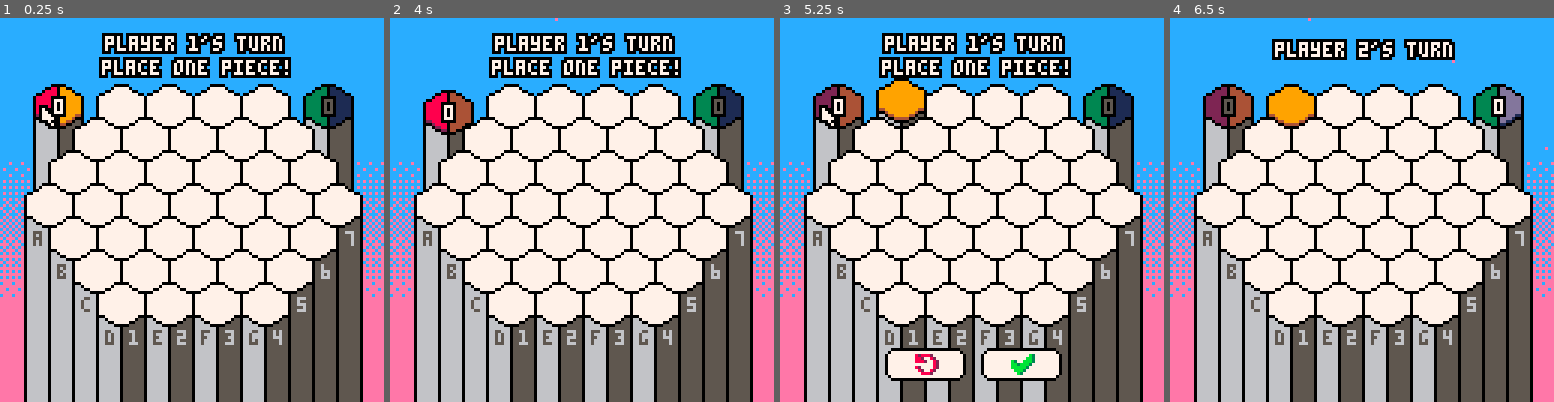
Above: before the commit, frames 1-4 (left to right).
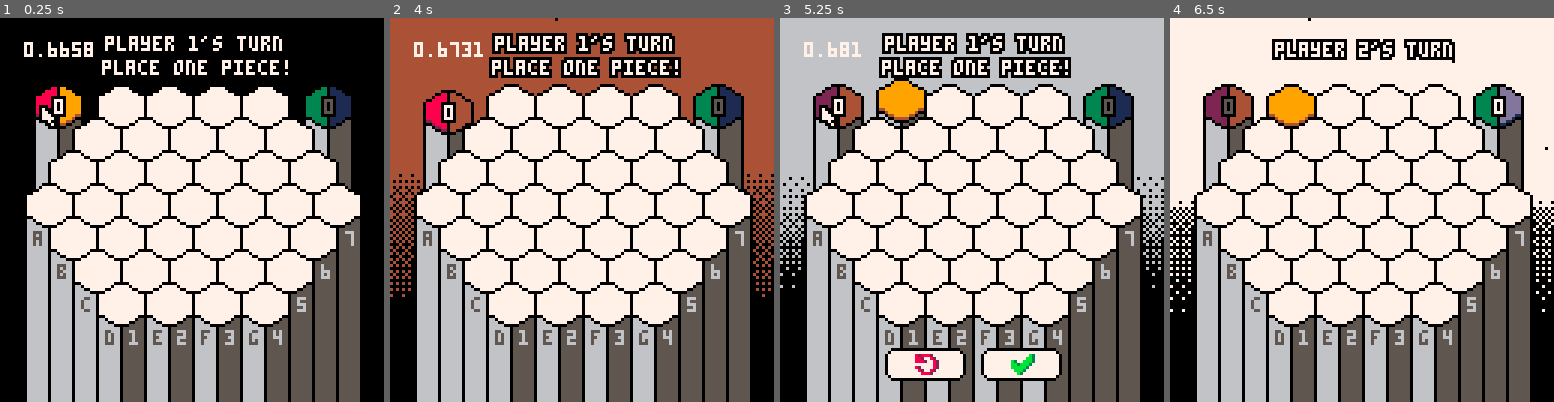
Above: after the commit, the same moments.

Repository: austin-m2/PICO-8-Carts
Game: PICO-8 cartridge bloom.p8
Two runs of this game, one before a commit and one after it. Both use one fixed random seed, a clock stepped at 60 frames per second and the inputs below.
Inputs (mouse positions are in pixels of both pictures, inside the frame that each line leads up to):
- Up to frame 1 (0.25 s): no input
- Up to frame 2 (4 s): tap X (X key) at 0.33, 1.07, 1.85, 2.97 s; click (670, 121) at 0.67 s; tap O (Z key) at 0.7, 1.7, 2.1, 2.5, 2.9, 3.3, 3.7 s; click (436, 267) at 1.22 s; hold Right 1.6-2.1 s; click (497, 114) at 1.77 s; hold Up 2.15-2.42 s; click (562, 259) at 2.32 s; hold Right 2.47-3.03 s; click (624, 106) at 2.87 s; hold Left 3.08-3.58 s; click (685, 256) at 3.42 s; hold Down 3.63-3.97 s; click (451, 102) at 3.97 s
- Up to frame 3 (5.25 s): hold Right 4.02-4.68 s; tap X (X key) at 4.08, 5.2 s; tap O (Z key) at 4.1, 4.5, 4.9 s; click (902, 248) at 4.52 s; hold Up 4.73-5.03 s; click (964, 94) at 5.07 s; hold Left from 5.08 s (still down)
- Up to frame 4 (6.5 s): tap O (Z key) at 5.3, 5.7, 6.1 s; click (1419, 244) at 5.62 s; release Left at 5.68 s; hold Down 5.73-6.03 s; hold Right from 6.08 s (still down); click (1481, 90) at 6.17 s; tap X (X key) at 6.32 s

The runs differ from the first frame. In frame 1, 25% of the frame differs, in the area x 0-100%, y 0-100%; in frame 2, 25%; in frame 3, 25%; in frame 4, 28%.

Commit message:
Update bloom.p8
Added animated background
Cleaned up some stuff

Diff:
--- a/bloom.p8
+++ b/bloom.p8
@@ -1,13 +1,55 @@
 pico-8 cartridge // http://www.pico-8.com
 version 16
 __lua__
-	width = 22
-	height = 20
-	widthscale = 1
-	heightscale = 1
-
-	spritesheet_start_x = 0
-	spritesheet_start_y = 34
+  patterns = {
+    0b0001,
+    0b0000,
+    0b0100,
+    0b0000,
+    0b0001,
+    0b0000,
+    0b0101,
+    0b0000,
+    0b0101,
+    0b0000,
+    0b0101,
+    0b0000,
+    0b0101,
+    0b0010,
+    0b0101,
+    0b1000,
+    0b0101,
+    0b0010,
+    0b0101,
+    0b1010,
+    0b0101,
+    0b1010,
+    0b0101,
+    0b1010,
+    0b0101,
+    0b1011,
+    0b0101,
+    0b1110,
+    0b0101,
+    0b1011,
+    0b0101,
+    0b1111,
+    0b0101,
+    0b1111,
+    0b0101,
+    0b1111,
+    0b0111,
+    0b1111,
+    0b1101,
+    0b1111,
+    0b0111,
+    0b1111,
+    0b1111,
+    0b1111,
+  }
+
+  timer = 0
+
 	mem = 0
 
 	mouse = {
@@ -26,7 +68,6 @@
   curr_mouse_to_cell = nil
 
 	cells = {}
-	gems = {}
 
   controlstate = "keyboard"
   is_online_mode_enabled = true
@@ -174,82 +215,42 @@
 	cells_init()
   columns_init()
   buttons_init()
-
+  patterns_init()
+  background_init()
   make_starfield_ps()
   gamestate = "turn1"
 end
 
 function _update60()
   cpu = 0
+  timer += 1
 
 	upd_keys()
-  printh(stat(1) - cpu..": upd_keys()")
-  cpu = stat(1)
-
   mouse_update()
-  printh(stat(1) - cpu..": mouse_update()")
-  cpu = stat(1)
-
-
   cells_update()
-  printh(stat(1) - cpu..": cells_update()")
-  cpu = stat(1)
-
-
+  patterns_update()
+  background_update()
   game_update()
-  printh(stat(1) - cpu..": game_update()")
-  cpu = stat(1)
-
   update_psystems()
-
   columns_update()
-  printh(stat(1) - cpu..": columns_update()")
-  cpu = stat(1)
-
   buttons_update()
-  printh(stat(1) - cpu..": buttons_update()")
-  cpu = stat(1)
+
 end
 
 function _draw()
   screen_shake()
-  --draw background
   background_draw()
-
   draw_ps(particle_systems[1]) --draw starfield background
-
-  cpu = stat(1)
-
   columns_draw()
-  printh(stat(1) - cpu..": columns_draw()")
-  cpu = stat(1)
-
-
   cells_draw()
-  printh(stat(1) - cpu..": cells_draw()")
-  cpu = stat(1)
 
   for ps in all(particle_systems) do
     if (ps != particle_systems[1]) draw_ps(ps)
   end
 
-
   buttons_draw()
-  printh(stat(1) - cpu..": buttons_draw()")
-  cpu = stat(1)
-
   text_draw()
-  printh(stat(1) - cpu..": text_draw()")
-  cpu = stat(1)
-
-	--gems_draw()
 	mouse_draw()
-  printh(stat(1) - cpu..": cells_draw()\n\n\n")
-
-
-  --print(mouse.x, 0, 0, 7)
-  --print(mouse.y, 16, 0, 7)
-
 
   if (gamestate == "end") then
     if (p1score > p2score) then
@@ -260,129 +261,84 @@
   end
 
   --print cpu
-  --print(stat(1), 8, 8, 7)
+  print(stat(1), 8, 8, 7)
+end
+
+function build_pattern(num)
+  num = ((num - 1) * 4) + 1
+  pattern = band(patterns[num], 0xf000)
+  pattern += band(patterns[num + 1], 0xf00)
+  pattern += band(patterns[num + 2], 0xf0)
+  pattern += band(patterns[num + 3], 0xf)
+  return pattern
+end
+
+function patterns_update()
+  if (timer % 10 == 0) then
+  for i = 1, #patterns, 4 do
+    temp1 = patterns[i]
+    temp2 = patterns[i+1]
+    temp3 = patterns[i+2]
+    temp4 = patterns[i+3]
+    patterns[i] = temp2
+    patterns[i+1] = temp3
+    patterns[i+2] = temp4
+    patterns[i+3] = temp1
+  end
+
+  --[[
+    for i = 1, #patterns do
+      patterns[i] = rotl(patterns[i], 1)
+    end
+    ]]
+  end
+end
+
+function background_init()
+  back_y_orig = {55,57,59,61,65,67,71,75,83,87,91,95}
+  back_y = {}
+  --background_col = 0xec
+  background_col = 0x00
+
+  --good colors
+  --13, 16, 1c, 1f
+end
+
+function background_update()
+  if (is_pressed(5)) then
+    --background_col = flr(rnd(0xff))
+    background_col += 1
+    particle_systems[1].drawfuncs[1].params.colors[1] = flr(shr(background_col, 4))
+  end
+  for i = 1, #back_y_orig do
+    back_y[i] = back_y_orig[i] + (sin(((timer + (i*20)) % 240) / 240) * 5)
+  end
+end
+
+function dither_rect(i)
+  pattern = build_pattern(i)
+  fillp(flr(pattern))
+  rectfill(0, back_y[i] + 1, 127, back_y[i + 1], background_col)
 end
 
 function background_draw()
-  rectfill(0, 0, 127, 48, 12)
-  fillp(0b0001000001000000)
-  rectfill(0, 48, 127, 51, 0xec)
-
-  fillp(0b0001000001010000)
-  rectfill(0, 52, 127, 55, 0xec)
-
-  fillp(0b0001000001010000)
-  rectfill(0, 52, 127, 55, 0xec)
-
-  fillp(0b0101000001010000)
-  rectfill(0, 56, 127, 59, 0xec)
-
-  fillp(0b0101001001011000)
-  rectfill(0, 60, 127, 63, 0xec)
-
-  fillp(0b0101001001011010)
-  rectfill(0, 64, 127, 67, 0xec)
-
-  fillp(0b0101101001011010)
-  rectfill(0, 68, 127, 71, 0xec)
-
-  fillp(0b0101101101011110)
-  rectfill(0, 72, 127, 75, 0xec)
-
-  fillp(0b0101101101011111)
-  rectfill(0, 76, 127, 83, 0xec)
-
-  fillp(0b0101111101011111)
-  rectfill(0, 84, 127, 87, 0xec)
-
-  fillp(0b0111111111011111)
-  rectfill(0, 88, 127, 91, 0xec)
-
-  fillp(0b0111111111111111)
-  rectfill(0, 92, 127, 95, 0xec)
-
+  rectfill(0, 0, 127, back_y[1], band(background_col,0x0f))
+  for i = 1, 11 do
+    dither_rect(i)
+  end
+  fillp(0b1111111111111111)
+  rectfill(0, back_y[12] + 1, 127, 127, background_col)
   fillp()
-  rectfill(0, 96, 127, 127, 14)
---[[
-  for y = 32, 127, 4 do
-    for x = 0, 10, 4 do
-        fillp(generate_random_fillp(flr(y / 4) - 32))
-        rectfill(x, y, x + 4, y + 4, 0xec)
-    end
-    for x = 118, 127, 4 do
-        fillp(generate_random_fillp(flr(y / 4) - 32))
-        rectfill(x, y, x + 4, y + 4, 0xec)
-    end
-  end
-]]
---[[
-  fillp(generate_random_fillp(0))
-  rectfill(0, 119, 127, 127, 0xce)
-
-  fillp(generate_random_fillp(1))
-  rectfill(0, 111, 127, 119, 0xce)
-
-  fillp(generate_random_fillp(2))
-  rectfill(0, 103, 127, 111, 0xce)
-
-  fillp(generate_random_fillp(3))
-  rectfill(0, 95, 127, 103, 0xce)
-
-  fillp(generate_random_fillp(4))
-  rectfill(0, 87, 127, 95, 0xce)
-
-  fillp(generate_random_fillp(5))
-  rectfill(0, 79, 127, 87, 0xce)
-
-  fillp(generate_random_fillp(6))
-  rectfill(0, 71, 127, 79, 0xce)
-
-  fillp(generate_random_fillp(7))
-  rectfill(0, 63, 127, 71, 0xce)
-
-  fillp(generate_random_fillp(8))
-  rectfill(0, 55, 127, 63, 0xce)
-
-  fillp(generate_random_fillp(9))
-  rectfill(0, 47, 127, 55, 0xce)
-
-  fillp(generate_random_fillp(10))
-  rectfill(0, 39, 127, 47, 0xce)
-
-  fillp(generate_random_fillp(11))
-  rectfill(0, 31, 127, 39, 0xce)
-
-  fillp(generate_random_fillp(12))
-  rectfill(0, 23, 127, 31, 0xce)
-
-  fillp(generate_random_fillp(13))
-  rectfill(0, 15, 127, 23, 0xce)
-
-  fillp(generate_random_fillp(14))
-  rectfill(0, 7, 127, 15, 0xce)
-
-  fillp(generate_random_fillp(15))
-  rectfill(0, 0, 127, 7, 0xce)
-]]
-
-  fillp()
-
-  --rectfill(0,0,127,127,12)
+
+  --print current color
+  --print(sub(tostr(background_col, true), 1, 6), 4, 4, flr(shr(background_col, 4)))
+
 end
 
 function mouse_init()
 	--enable mouse support
 	poke(0x5f2d, 1)
   mouse.pos = 1
-
-	for sx = 8, 11 do
-		for sy = 0, 5 do
-			if (sget(sx, sy) == 7) then
-				add(mouse_pixels, {sx - 8, sy})
-			end
-		end
-	end
-
 end
 
 function mouse_update()
@@ -411,16 +366,11 @@
     move_mouse()
     mouse.x = mouse_anchor_points[mouse.pos][1]
     mouse.y = mouse_anchor_points[mouse.pos][2]
-
     if (mouse.pos == 1 or mouse.pos == 2) mouse.y -= p1score
     if (mouse.pos == 3 or mouse.pos == 4) mouse.y -= p2score
-
-  end
-
-  cpu = stat(1)
+  end
+
   curr_mouse_to_cell = mouse_to_cell()
-
-  printh(stat(1) - cpu..": mouse_to_cell() and mouse_to_cell_coords()")
 end
 
 function mouse_draw()
@@ -981,11 +929,11 @@
       line(v.x + 8, v.y + 15, v.x + 8, 127, 0)
       line(v.x + 16, v.y + 12, v.x + 16, 127, 0)
     else
-      rectfill(v.x + 1, v.y + 13, v.x + 7, v.y + 19, 6)
-      rectfill(v.x + 9, v.y + 13, v.x + 15, v.y + 19, 5)
-      line(v.x, v.y + 12, v.x, v.y + 17, 0)
-      line(v.x + 8, v.y + 15, v.x + 8, v.y + 20, 0)
-      line(v.x + 16, v.y + 12, v.x + 16, v.y + 17, 0)
+      rectfill(v.x + 1, v.y + 13, v.x + 7, v.y + 50, 6)
+      rectfill(v.x + 9, v.y + 13, v.x + 15, v.y + 50, 5)
+      line(v.x, v.y + 12, v.x, v.y + 50, 0)
+      line(v.x + 8, v.y + 15, v.x + 8, v.y + 50, 0)
+      line(v.x + 16, v.y + 12, v.x + 16, v.y + 50, 0)
     end
 
     if (board_index == curr_mouse_to_cell_coords) then pal(7, 15, 0) end
@@ -1174,23 +1122,6 @@
   palt()
 end
 
-
-function gems_update()
-	gem_coords = curr_mouse_to_cell_coords
-	if ((is_pressed(6) or is_pressed(4))) then
-
-		sfx(0)
-		add(gems, gem_coords)
-	end
-end
-
-function gems_draw()
-	for v in all(gems) do
-		sspr(2 * 8, 0, 10, 8, v.x, v.y, 10 * 2, 8 * 2)
-	end
-end
-
-
 function text_draw()
     if (gamestate == "turn1") then
       bold_print("player 1's turn", 35, 6, 7)
@@ -1217,25 +1148,6 @@
   end
 end
 
---returns the index of the closest cell to the mouse
---should be called after the blank cells are drawn
---[[
-function mouse_to_cell_original()
-  if (pget(mouse.x, mouse.y) != 7) return nil
-  index = 1
-  closestindex = 1
-	d = dist(mouse.x, mouse.y, cells[1].x + cell.width / 2, cells[1].y + cell.height / 2)
-	for v in all (cells) do
-		if (dist(mouse.x, mouse.y, v.x + cell.width / 2, v.y + cell.height / 2) < d) then
-			d = dist(mouse.x, mouse.y, v.x + cell.width / 2, v.y + cell.height / 2)
-      closestindex = index
-		end
-    index += 1
-	end
-
-	return closestindex
-end
-]]
 
 --returns the index of the closest cell to the mouse
 function mouse_to_cell_coords()
@@ -1333,13 +1245,6 @@
   if (i > 1 and j < 7 and board[i - 1][j + 1] == piececolor) findbloom(i - 1, j + 1, bloom)
   if (i > 1 and board[i - 1][j] == piececolor) findbloom(i - 1, j, bloom)
 
---[[
-  for piece in all(bloom) do
-   --printh("("..piece[1]..","..piece[2]..") ")
-  end
-  --printh("piececolor: "..piececolor)
-  --printh(" ")
-]]
 end
 
 function is_there_an_empty_neighbor(piece)
@@ -1362,12 +1267,6 @@
 --used for printing the coordinate labels on the columns
 --highlights the text for the row and column under the mouse
 function s_print(str, x, y, col)
---[[
-  if (curr_mouse_to_cell != nil) then
-    print(curr_mouse_to_cell[1], 8, 8, 7)
-    print(curr_mouse_to_cell[2], 16, 8, 7)
-  end
-]]
   if (
     curr_mouse_to_cell != nil and (
     (str == "a" and (curr_mouse_to_cell[1] + curr_mouse_to_cell[2] == 5)) or
@@ -1455,33 +1354,19 @@
   return (b - a) * (-2^(-10 * t) + 1 ) + a
 end
 
---num is the number of bits to flip
-function generate_random_fillp(num)
-  result = 0
-  a = 15 - num
-  for i = 0, 15 do
-    if (rnd(a) < 1) result += (2 ^ i)
-  end
-  return result
-
---[[
-  arr = {}
-  choices = {0,1,2,3,4,5,6,7,8,9,10,11,12,13,14,15}
-
-  for i = 1, num do
-    choice = flr(rnd(#choices)) + 1
-    add(arr, 2 ^ choices[choice])
-    del(choices, choices[choice])
-  end
-
-  result = 0
-  for value in all(arr) do
-   result += value
-  end
-
-  return result
-]]
-end
+function patterns_init()
+  for i = 1, #patterns do
+    num = patterns[i]
+    patterns[i] += shl(num, 4)
+    patterns[i] += shl(num, 8)
+    patterns[i] += shl(num, 12)
+    patterns[i] += shr(num, 4)
+    patterns[i] += shr(num, 8)
+    patterns[i] += shr(num, 12)
+    patterns[i] += shr(num, 16)
+  end
+end
+
 
 -- particle system library -----------------------------------
 -- todo: lots of this stuff could be stripped out!!
@@ -1569,12 +1454,6 @@
 function draw_ps(ps, params)
   for df in all(ps.drawfuncs) do
     df.drawfunc(ps, df.params)
-  end
-end
-
-function deleteallps()
-  for ps in all(particle_systems) do
-    del(particle_systems, ps)
   end
 end
 
@@ -1698,7 +1577,8 @@
    add(ps.drawfuncs,
        {
            drawfunc = draw_ps_pixel,
-           params = { colors = {14,15,14,14,14,14,14,14,15,14,14,15,14,14} }
+           params = { colors = {14} }
+           --params = { colors = {14,15,14,14,14,14,14,14,15,14,14,15,14,14} }
            --params = { colors = {7,6,7,6,7,6,6,7,6,7,7,6,6,7} }
        }
    )
